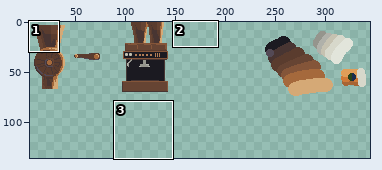
Sprite sheet -- src/images/machines.png. Above, an overview of the earlier version with the close-up marked.
Close-up. First the earlier version:
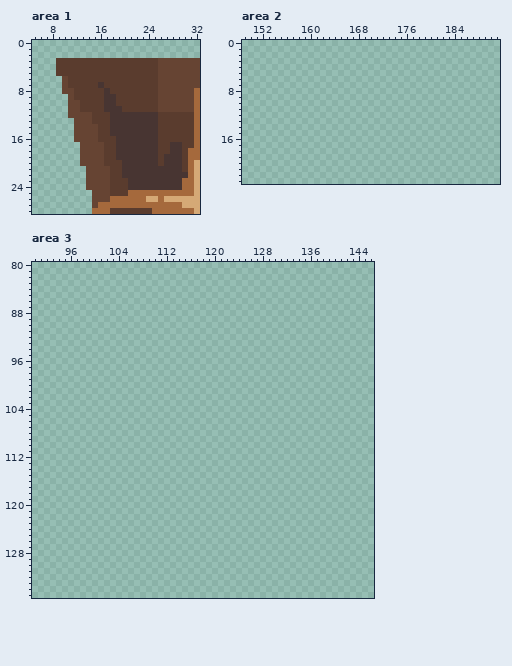
The file is 384x350 pixels. Shown: area 1: x 5..32, y 0..28; area 2: x 149..191, y 0..23; area 3: x 90..146, y 80..135. The old version is drawn lined up with the new one. The wide view leaves out empty margins. The commit also changed other parts of the picture, which this record leaves out.
The result:
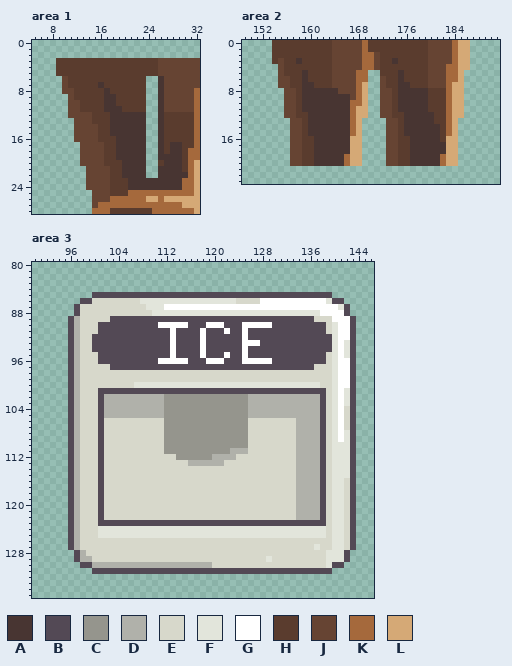
Palette (. is transparent): A #483532  B #534955  C #95958d  D #b0b1aa  E #d7d8cb  F #e2e5db  G #ffffff  H #5a3c2e  J #664433  K #a5693c  L #d5a976
The exact change:
drawings rearranged on the sheet (the old picture shows each at its new place)
Area 1:
y 6..11: x 24..26 HHJ -> ..A
y 12..19: x 24..26 AAH -> ..A
y 20..22: x 24..25 AA -> ..
Area 2:
y 0..1: x 154..186 ................................. -> HHHHHHHHHHJJJJJKHHHHHHHHHHJJJJKLL
y 2: x 154..186 ................................. -> HHHHHHHHHHJJJJJKKJHHHHHHHHJJJJKLL
y 3: x 154..186 ................................. -> HJHHAHHHHHJJJJJKKJHHAHHHHHJJJJKLL
y 4: x 155..186 ................................ -> JHHHHHHHHJJJJJKKJHHHHHHHHJJJKKLL
y 5: x 155..169 ............... -> JHHHAHHHHJJJJKK; x 172..185 .............. -> HHHAHHHHJJJKKL
y 6: x 155..169 ............... -> JJHHAHHHHJJJJKK; x 172..185 .............. -> JHHAHHHHJJJKKL
y 7: x 155..169 ............... -> JJHHAAHHHJJJJKL; x 172..185 .............. -> JHHAAHHHJJJKLL
y 8: x 156..169 .............. -> JJHAAAAAAJJJKL; x 172..185 .............. -> JJHAAAAAHHHKLL
y 9: x 156..169 .............. -> JJHAAAAAAAAJKL; x 172..185 .............. -> JJHAAAAAHHHKLL
y 10: x 156..169 .............. -> JJHAAAAAAAAKKL; x 172..185 .............. -> JJHAAAAAHHHKLL
y 11: x 156..169 .............. -> JJHAAAAAAAAKLL; x 172..185 .............. -> JJHAAAAAHHHKLL
y 12: x 156..169 .............. -> JJHHAAAAAAAKLL; x 172..185 .............. -> JJHHAAAAAHHKLL
y 13: x 157..168 ............ -> JJHAAAAAAAKL; x 173..184 ............ -> JJHAAAAAHHKL
y 14..15: x 157..168 ............ -> JJHAAAAAAAKL; x 173..184 ............ -> JJHAAAAAAHKL
y 16: x 157..168 ............ -> JJHHAAAAAALL; x 173..184 ............ -> JJHHAAAAAHLL
y 17..18: x 157..168 ............ -> JJHHAAAAAALL; x 173..184 ............ -> JJHHAAAAAALL
y 19..20: x 157..168 ............ -> JJHHAAAAAKLL; x 173..184 ............ -> JJHHAAAAAKLL
Area 3:
y 85: x 100..139 ........................................ -> BBBBBBBBBBBBBBBBBBBBBBBBBBBBBBBBBBBBBBBB
y 86: x 98..141 ............................................ -> BBEEEEEEEEFFFFFFFFFFFFFFFFEEEEGGGGGGGGGGGFBB
y 87: x 97..142 .............................................. -> BEEEEEEEEEEEFFFGGGGGGGGGGGGGGGGGGGGGGGGGGGGGFB
y 88: x 97..142 .............................................. -> BEEEEEEEEEEEEFFFFFFFFFFFFFFFFFFFFFFFFFFFFGGGGB
y 89: x 96..143 ................................................ -> BDEEEEEBBBBBBBBBBBBBBBBBBBBBBBBBBBBBBBBBBEEEGGGB
y 90: x 96..143 ................................................ -> BDEEEBBBBBBBBBBGGGGGBBBGGGBBBGGGGGBBBBBBBBBEFGGB
y 91: x 96..143 ................................................ -> BDEEEBBBBBBBBBBBBGBBBBGBBBGBBGBBBBBBBBBBBBBEFGGB
y 92: x 96..143 ................................................ -> BDEEBBBBBBBBBBBBBGBBBBGBBBBBBGBBBBBBBBBBBBBBFGGB
y 93: x 96..143 ................................................ -> BDEEBBBBBBBBBBBBBGBBBBGBBBBBBGGGBBBBBBBBBBBBFGFB
y 94: x 96..143 ................................................ -> BDEEBBBBBBBBBBBBBGBBBBGBBBBBBGBBBBBBBBBBBBBBFGFB
y 95: x 96..143 ................................................ -> BDEEEBBBBBBBBBBBBGBBBBGBBBGBBGBBBBBBBBBBBBBEFGFB
y 96: x 96..143 ................................................ -> BDEEEBBBBBBBBBBGGGGGBBBGGGBBBGGGGGBBBBBBBBBEFGGB
y 97: x 96..143 ................................................ -> BDEEEEEBBBBBBBBBBBBBBBBBBBBBBBBBBBBBBBBBBEEEFGGB
y 98..99: x 96..143 ................................................ -> BDEEEEEEEEEEEEEEEEEEEEEEEEEEEEEEEEEEEEEEEEEEFGGB
y 100: x 96..143 ................................................ -> BDEEEEEEEEEFFFFFFFFFFFFFFFFFFFFFFFFFFFFFFFEEFGGB
y 101: x 96..143 ................................................ -> BDEEEBBBBBBBBBBBBBBBBBBBBBBBBBBBBBBBBBBBBBBEFGFB
y 102..103: x 96..143 ................................................ -> BDEEEBDDDDDDDDDDCCCCCCCCCCCCCCDDDDDDDDDDDDBEFGFB
y 104..105: x 96..143 ................................................ -> BDEEEBDDDDDDDDDDCCCCCCCCCCCCCCDDDDDDDDDDDDBEFGEB
y 106..107: x 96..143 ................................................ -> BDEEEBEEEEEEEEEECCCCCCCCCCCCCCEEEEEEEEDDDDBEFGEB
y 108..109: x 96..143 ................................................ -> BDEEEBEEEEEEEEEECCCCCCCCCCCCCCEEEEEEEEDDDDBEFGFB
y 110: x 96..143 ................................................ -> BDEEEBEEEEEEEEEECCCCCCCCCCCCCCEEEEEEEEDDDDBEFFFB
y 111: x 96..143 ................................................ -> BDEEEBEEEEEEEEEECCCCCCCCCCCDDDEEEEEEEEDDDDBEFFFB
y 112: x 96..143 ................................................ -> BDEEEBEEEEEEEEEEEECCCCCCDDDDEEEEEEEEEEDDDDBEFFFB
y 113: x 96..143 ................................................ -> BDEEEBEEEEEEEEEEEEEEDDDDDDEEEEEEEEEEEEDDDDBEFFFB
y 114..115: x 96..143 ................................................ -> BDEEEBEEEEEEEEEEEEEEEEEEEEEEEEEEEEEEEEDDDDBEFFFB
y 116..122: x 96..143 ................................................ -> BDEEEBEEEEEEEEEEEEEEEEEEEEEEEEEEEEEEEEDDDDBEFFEB
y 123: x 96..143 ................................................ -> BDEEEBBBBBBBBBBBBBBBBBBBBBBBBBBBBBBBBBBBBBBEFFEB
y 124..125: x 96..143 ................................................ -> BDEEEFFFFFFFFFFFFFFFFFFFFFFFFFFFFFFFFFFFFFFEFFEB
y 126: x 96..143 ................................................ -> BDEEEEEEEEEEEEEEEEEEEEEEEEEEEEEEEEEEEEEEEEEEFFEB
y 127: x 96..143 ................................................ -> BDEEEEEEEEEEEEEEEEEEEEEEEEEEEEEEEEEEEEEEEFEEFFEB
y 128: x 97..142 .............................................. -> BDEEEEEEEEEEEEEEEEEEEEEEEEEEEEEEEEEEEEEEEEFFFB
y 129: x 97..142 .............................................. -> BDDEEEEEEEEEEEEEEEEEEEEEEEEEEEEEFEEEEEEEEEFFFB
y 130: x 98..141 ............................................ -> BBDDDDDDDDDDDDDDDDDDDDEEEEEEEEEEEEEEEEEEEFBB
y 131: x 100..139 ........................................ -> BBBBBBBBBBBBBBBBBBBBBBBBBBBBBBBBBBBBBBBB
